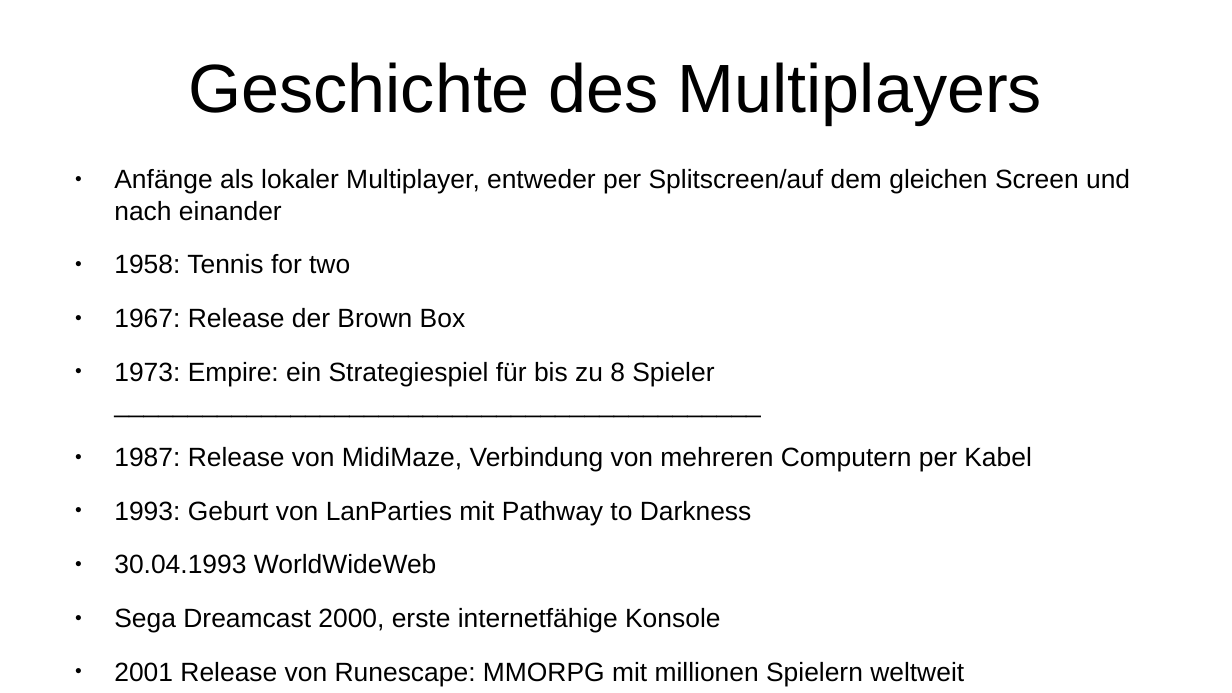
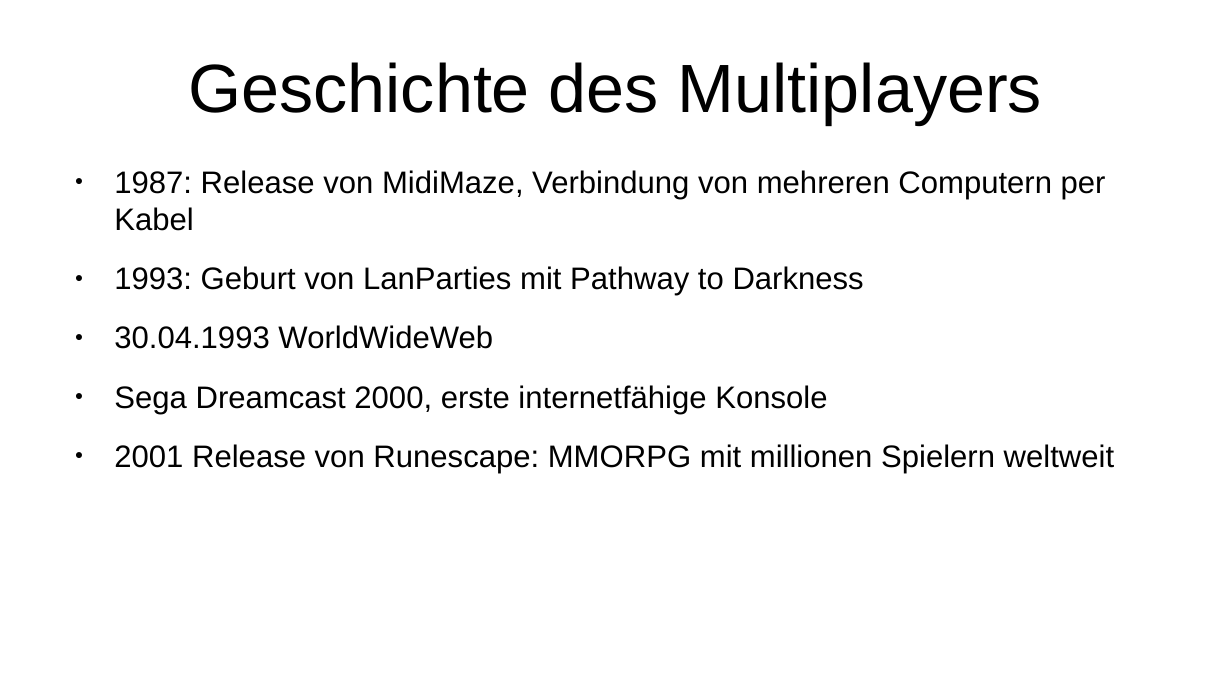
Before and after one commit to Aureumignis/UniStuff, a slide deck: slide 8 of WISE2020/HTiESD/HTiEDS_Praesentation.odp (slide 6 before the commit). Drawn at 1232x693 pixels with LibreOffice and Linux fonts; fonts in the diff are those of the drawing. Boxes give left, top, right and bottom in pixels: in the first picture for what was removed or moved away, otherwise in the second. Text is boxed around its words. In the diff, an @@ line names an element or a change of style, - is before the commit and + after.

```diff
--- a/WISE2020/HTiESD/HTiEDS_Praesentation.odp
+++ b/WISE2020/HTiESD/HTiEDS_Praesentation.odp
@@ text "1987: Release von MidiMaze, Verbindung ..." at (x1=114, y1=170, x2=1114, y2=473): size 17 to 20 pt @@
@@ text at (x1=114, y1=169, x2=1130, y2=386): paragraphs removed @@
-● Anfänge als lokaler Multiplayer, entweder per Splitscreen/auf dem gleichen Screen und nach einander
-● 1958: Tennis for two
-● 1967: Release der Brown Box
-● 1973: Empire: ein Strategiespiel für bis zu 8 Spieler
-  ____________________________________________
```
Also in this commit, not shown: 3 other slides changed, 6 slides added, 2 slides removed.
